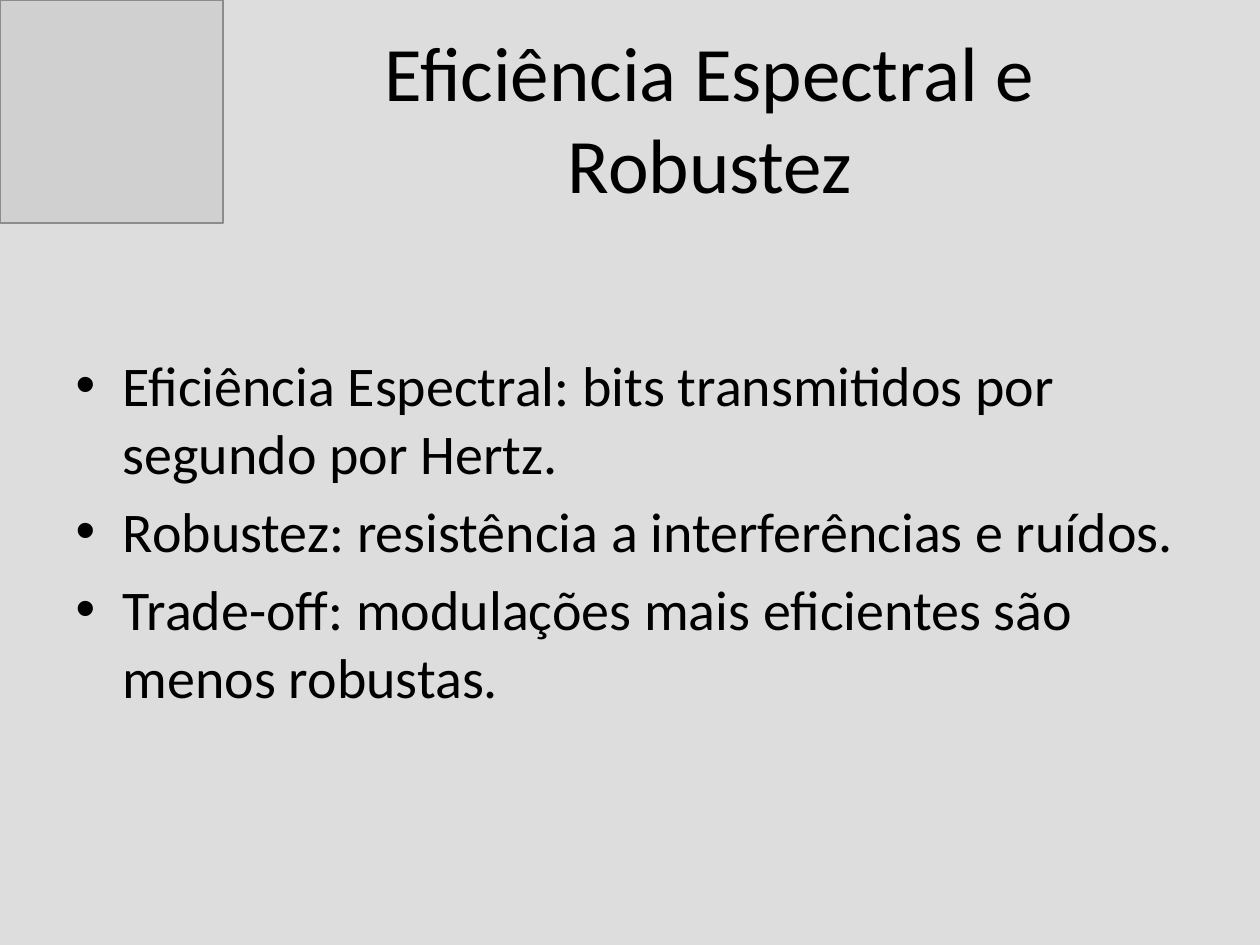
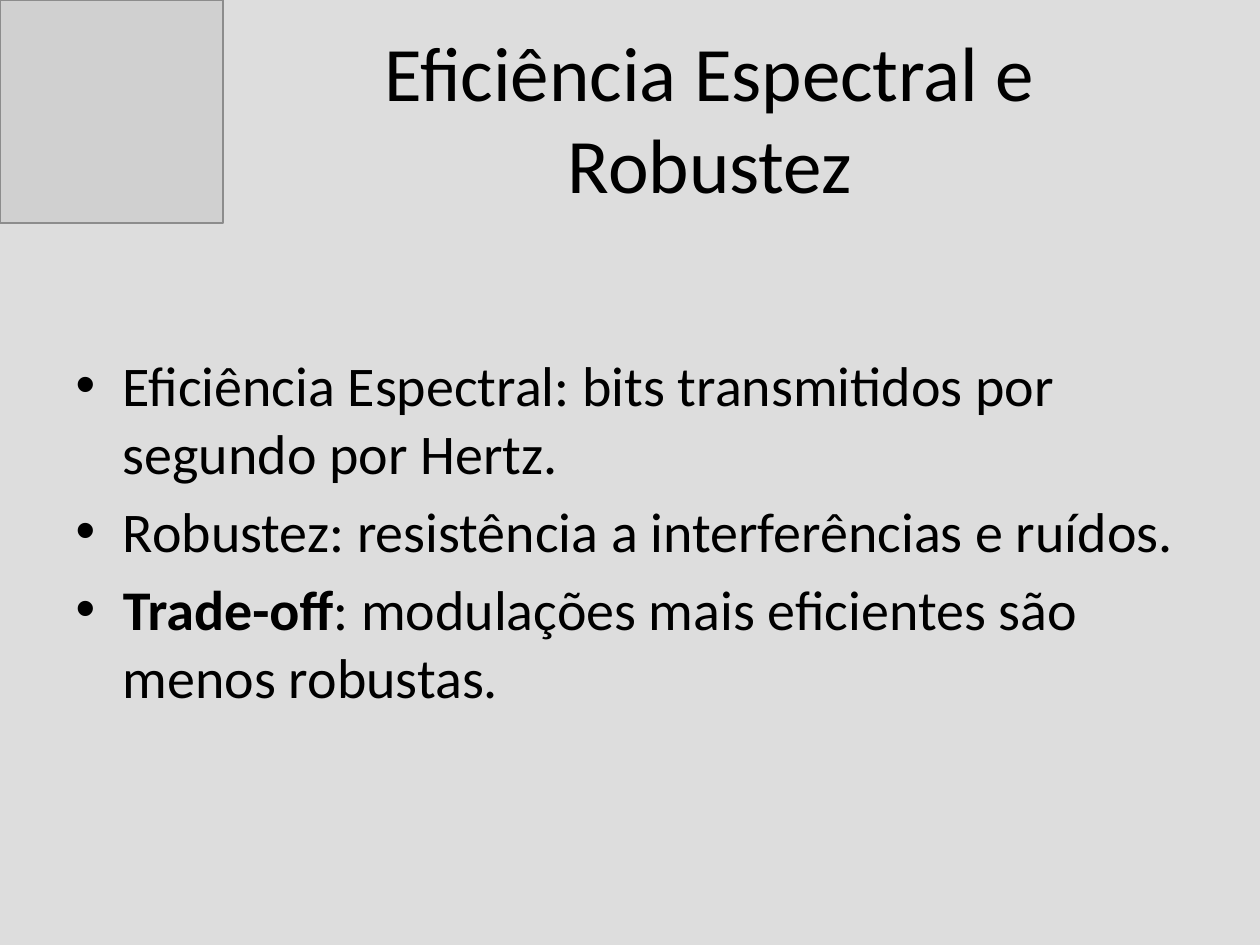
Before and after one commit to alenior/IFCE, a slide deck: slide 18 of P7/TV DIGITAL/modulacao_tv_digital.odp (slide 16 before the commit). Drawn at 1260x945 pixels with LibreOffice and Linux fonts; fonts in the diff are those of the drawing; grey boxes stand for pictures. Boxes give left, top, right and bottom in pixels: in the first picture for what was removed or moved away, otherwise in the second. Text is boxed around its words. In the diff, an @@ line names an element or a change of style, - is before the commit and + after.

```diff
--- a/P7/TV DIGITAL/modulacao_tv_digital.odp
+++ b/P7/TV DIGITAL/modulacao_tv_digital.odp
@@ text at (123, 590, 1077, 699): bold on in "Trade-off:" @@
```
Also in this commit, not shown: 6 other slides changed, 2 slides added, 1 slide removed, 6 other files.
